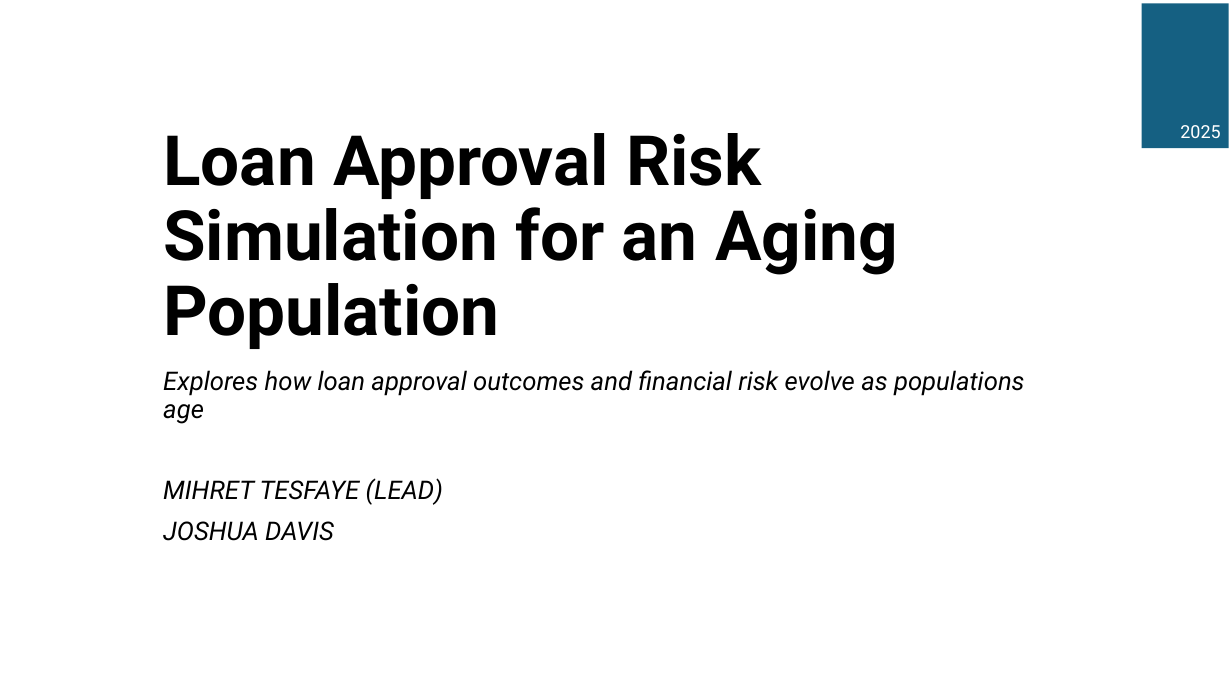
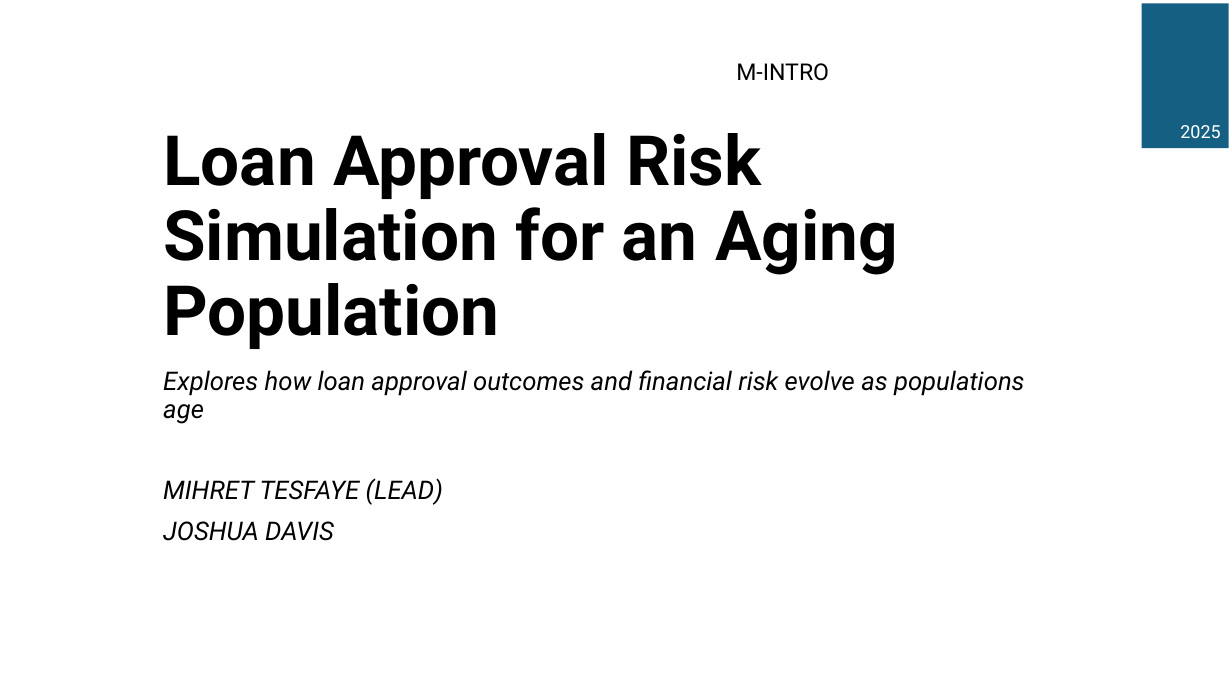
Before and after one commit to ijoshdavis/KSU-STAT-7100_MCSP, a slide deck: slide 1 of deliverables/Week 8 - Presentation.pptx. Drawn at 1232x693 pixels with LibreOffice and Linux fonts; fonts in the diff are those of the drawing. Boxes give left, top, right and bottom in pixels: in the first picture for what was removed or moved away, otherwise in the second. Text is boxed around its words. In the diff, an @@ line names an element or a change of style, - is before the commit and + after.

```diff
--- a/deliverables/Week 8 - Presentation.pptx
+++ b/deliverables/Week 8 - Presentation.pptx
@@ text added at box(736, 63, 829, 81), 18 pt, text #000000 @@
+M-INTRO
```
Also in this commit, not shown: 9 other slides changed, 19 other files.
